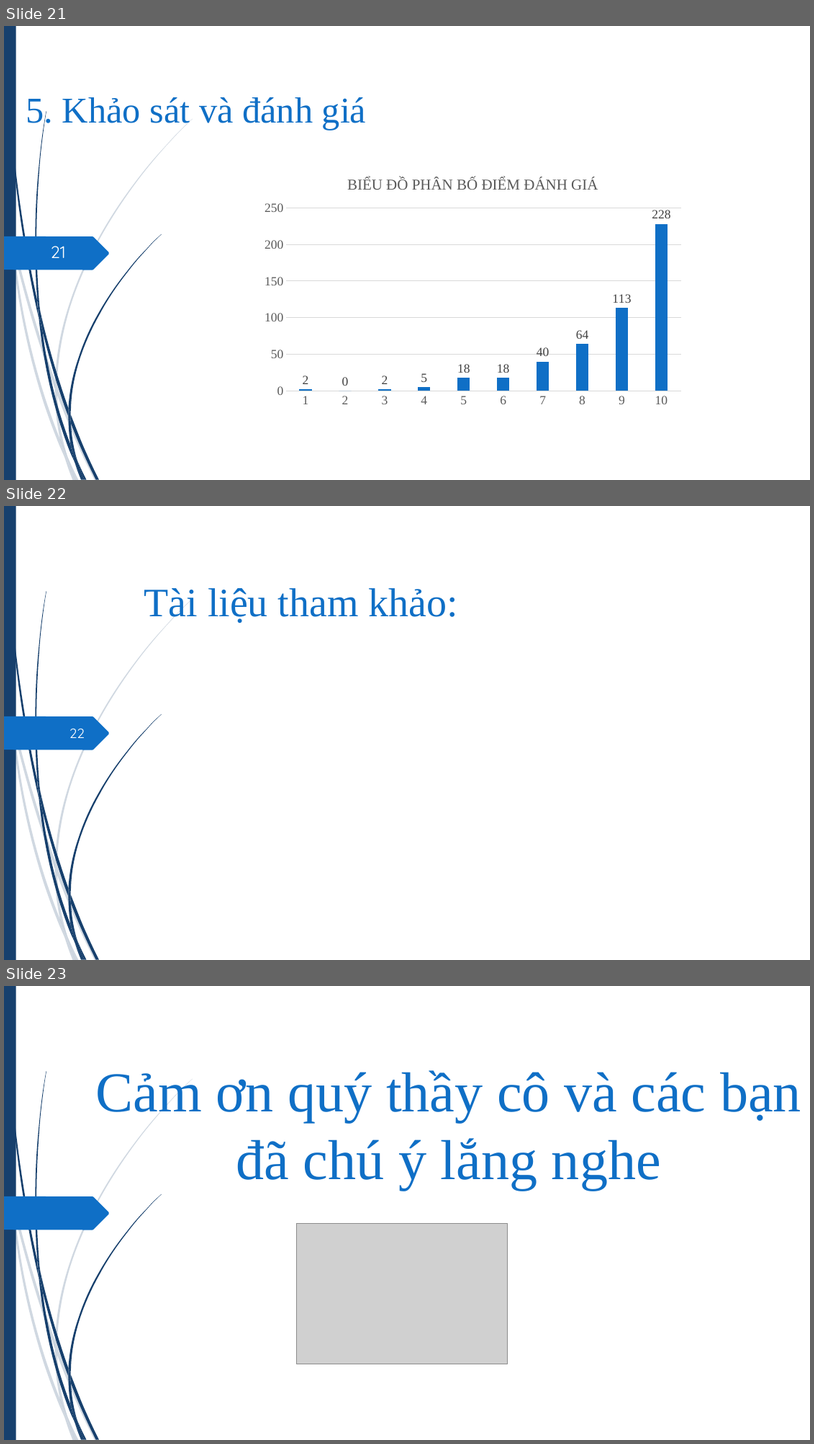
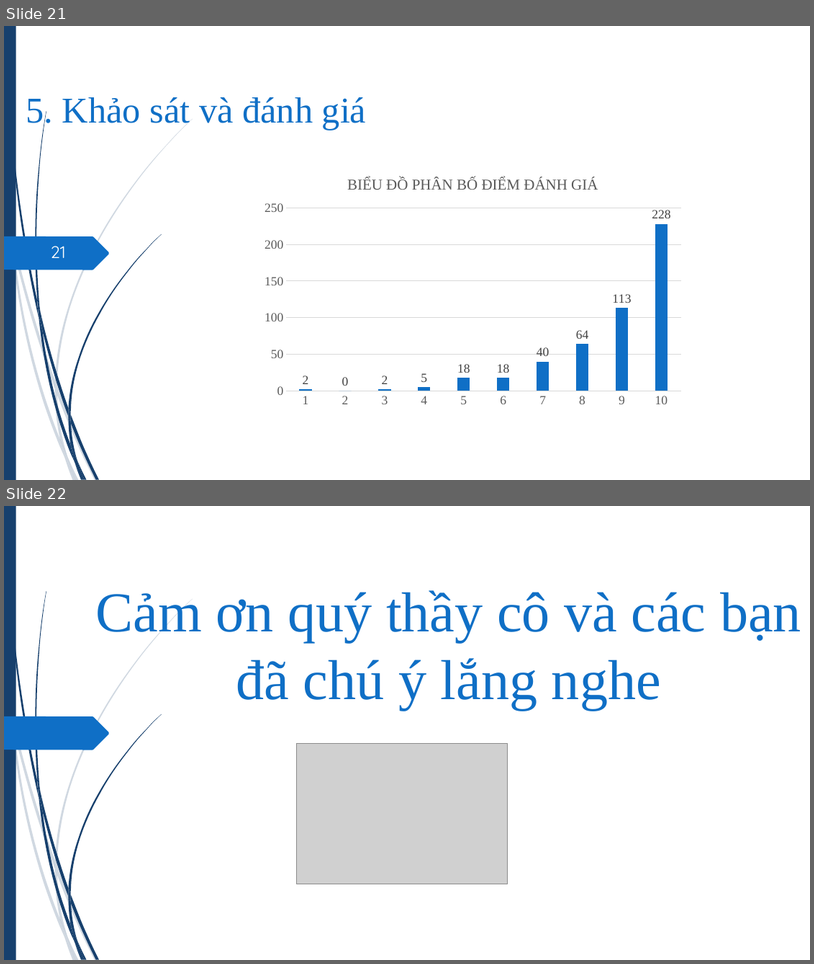
Before and after one commit to hvngoc/Presentation, a slide deck: slide 2.pptx. Shown one above the other, each under a label of ours: slides 21, 22 and 23 before the commit, slides 21 and 22 after it. The pictures are 814x1444 and 814x964 pixels, drawn with LibreOffice and Linux fonts; fonts in the diff are those of the drawing; grey boxes stand for pictures. Boxes give left, top, right and bottom in pixels: in the first picture for what was removed or moved away, otherwise in the second. Text is boxed around its words. In the diff, an @@ line names an element or a change of style, - is before the commit and + after.

Commit message:
update slide

```diff
--- a/slide 2.pptx
+++ b/slide 2.pptx
@@ slide 22 removed at (4,506,810,960), background #FFFFFF; not listed: 24 template elements that a slide beside it also shows @@
@@ text removed at (144,588,458,623) @@
-Tài liệu tham khảo:
@@ page number removed at (70,728,85,738) @@
-22
@@ what was slide 23 is now slide 22 @@
```
Also in this commit, not shown: 1 slide changed.
